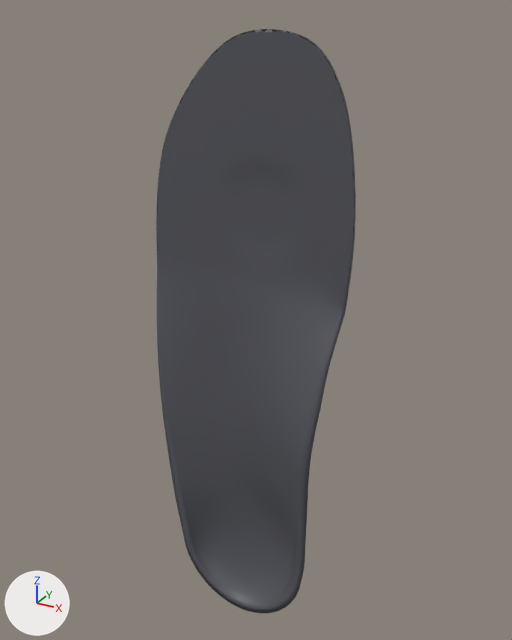
A saved change to the glTF model models/PAIR-OFFLOAD-2ND_LEFT.glb.
Both versions are drawn from a 50 mm camera at (177.0, -313.0, 180.0) aimed at (4.0, 1.0, 23.0). Lighting does not change. The marker at lower left points along +X, +Y and +Z. The picture after the commit comes second.

Objects in the first picture: 'geometry_0'.
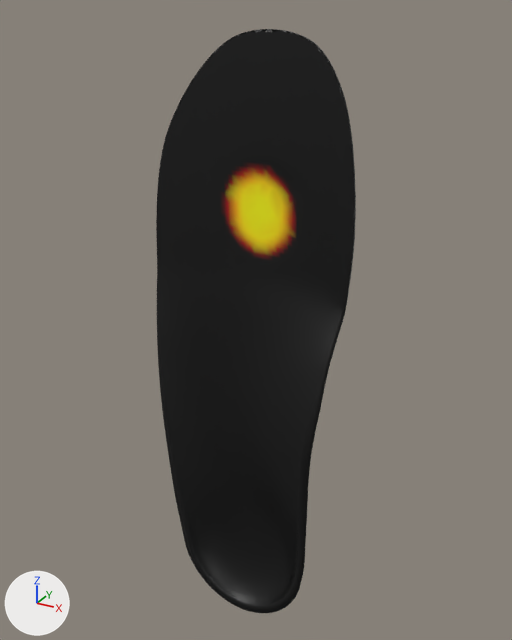
The change, as a list of edits to the scene's bpy script:
```text
Change me_geometry_0:
    where me_geometry_0.from_pydata(...)  # 14000 vertices, 27996 faces; spans x -59.0..59.0, y -25.0..0.0, z -172.0..172.0
    used by ob_geometry_0; location = (0.0, 0.0, 0.0)
    me_geometry_0 part 1: 27996 faces centred in x -59.0..59.0, y -25.0..0.0, z -171.0..172.0 are repainted in the vertex colours; the middle colour goes from dark grey #55565d to black #000000
```

Boxes [x1, y1, x2, y2] around the edits, measured in the pictures (512 x 640 px):
part 1 of me_geometry_0, recoloured (dark grey to black)
    both: [156, 29, 356, 613]
